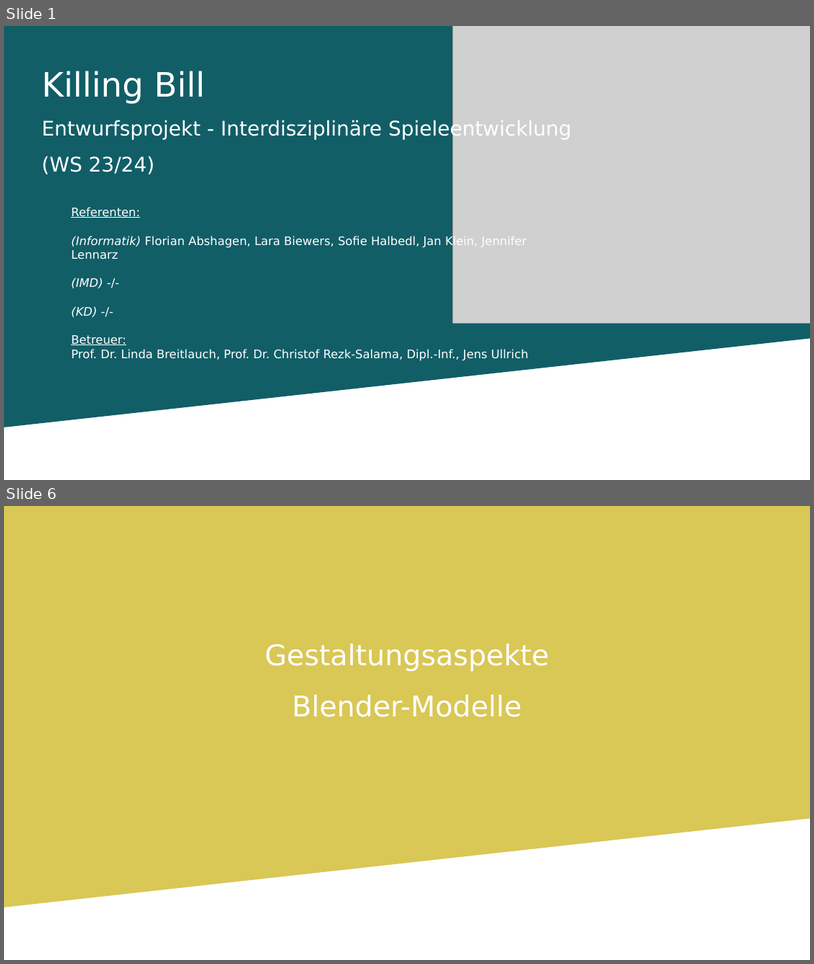
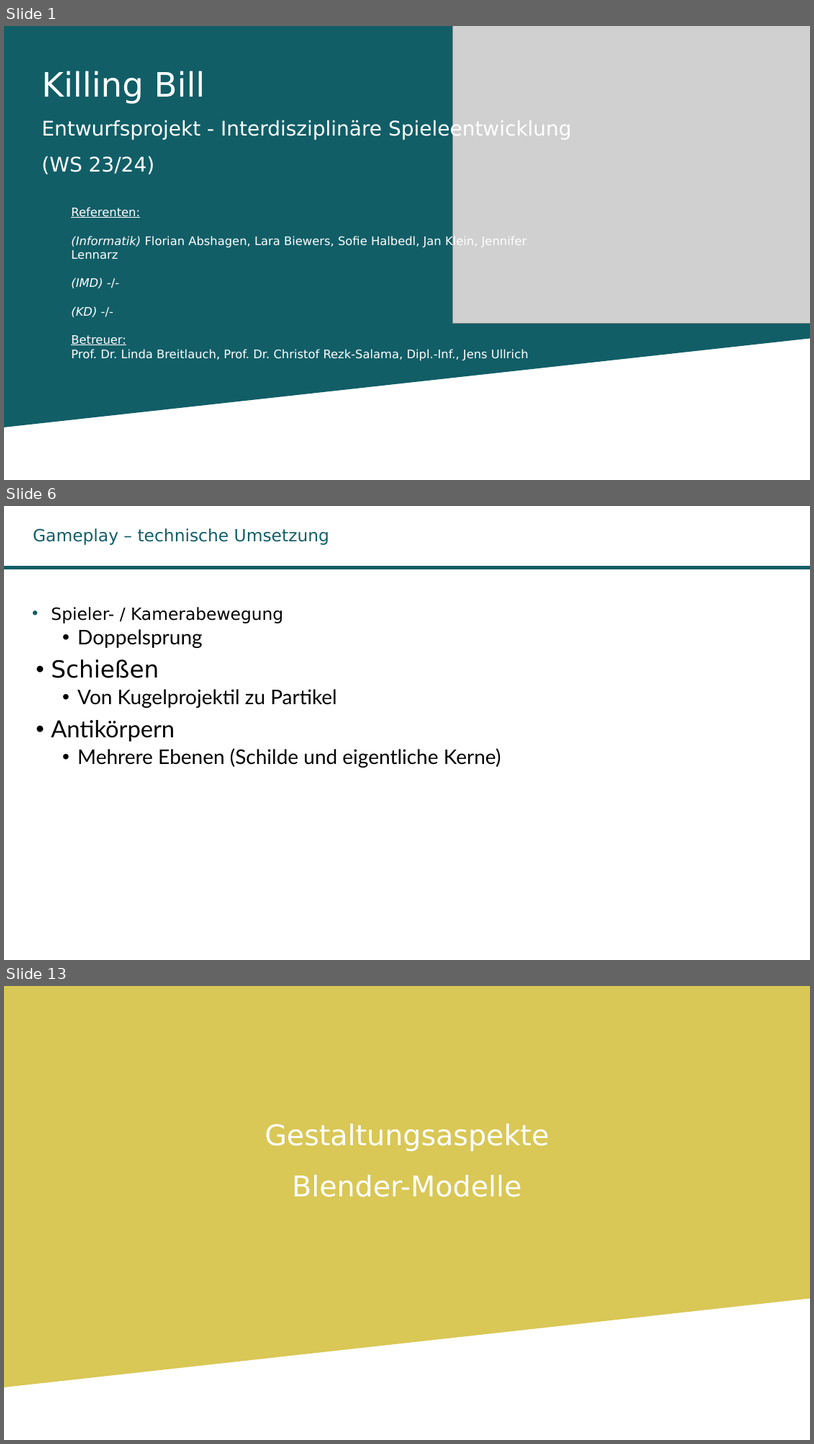
Before and after one commit to LaraBiewers/Teamprojekt_GameDev, a slide deck: Abschlusspraesentation.odp. Shown one above the other, each under a label of ours: slides 1 and 6 before the commit, slides 1, 6 and 13 after it; the slides between them are not shown. The pictures are 814x964 and 814x1444 pixels, drawn with LibreOffice and Linux fonts; fonts in the diff are those of the drawing; grey boxes stand for pictures; background and template pictures are left out. Boxes give left, top, right and bottom in pixels: in the first picture for what was removed or moved away, otherwise in the second. Text is boxed around its words. In the diff, an @@ line names an element or a change of style, - is before the commit and + after.

```diff
--- a/Abschlusspraesentation.odp
+++ b/Abschlusspraesentation.odp
@@ slide 6 added at <box>4,506,810,960</box>, background #FFFFFF @@
@@ title added at <box>33,528,329,545</box>, 20 pt, text #115E67 @@
+Gameplay – technische Umsetzung
@@ freeform shape added at <box>4,565,810,569</box>, fill #115E67 @@
@@ text added at <box>51,607,502,767</box>, 24 pt, text #000000 @@
+• Spieler- / Kamerabewegung
+  • Doppelsprung
+• Schießen
+  • Von Kugelprojektil zu Partikel
+• Antikörpern
+  • Mehrere Ebenen (Schilde und eigentliche Kerne)
@@ what was slide 6 is now slide 13 @@
```
Also in this commit, not shown: 7 slides changed, 9 other slides added, 3 slides removed.
